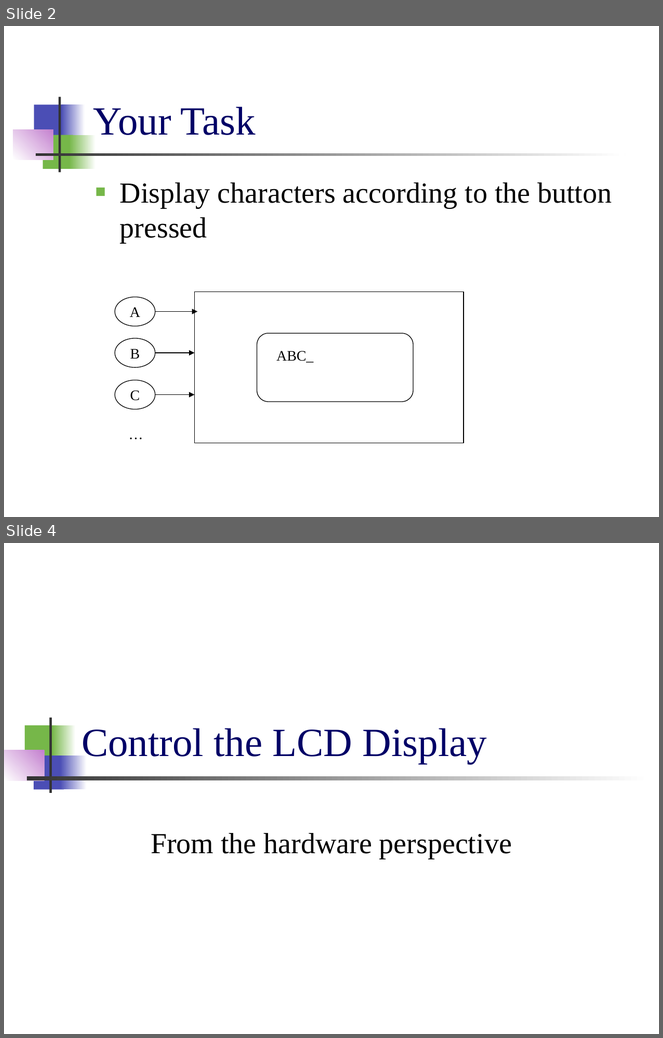
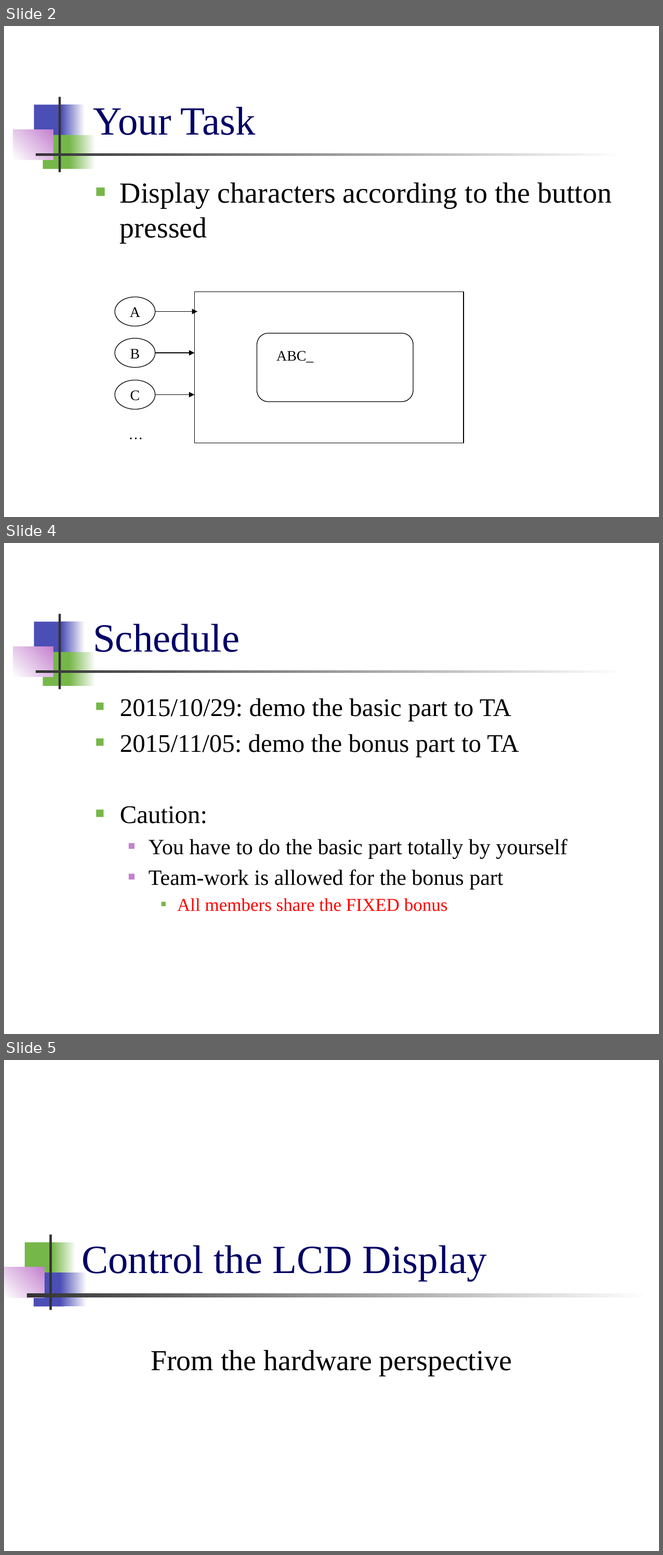
Before and after one commit to CGUSystemCourses/MicroProcessorsLab-2015, a slide deck: Labs/Lab05-LCD/Lab05-LCD.pptx. Shown one above the other, each under a label of ours: slides 2 and 4 before the commit, slides 2, 4 and 5 after it; the slides between them are not shown. The pictures are 663x1038 and 663x1555 pixels, drawn with LibreOffice and Linux fonts; fonts in the diff are those of the drawing. Boxes give left, top, right and bottom in pixels: in the first picture for what was removed or moved away, otherwise in the second. Text is boxed around its words. In the diff, an @@ line names an element or a change of style, - is before the commit and + after.

```diff
--- a/Labs/Lab05-LCD/Lab05-LCD.pptx
+++ b/Labs/Lab05-LCD/Lab05-LCD.pptx
@@ slide 4 added at box(4, 543, 659, 1034), background #FFFFFF; not listed: 7 template elements that a slide beside it also shows @@
@@ title added at box(93, 624, 240, 652), 44 pt, text #000066 @@
+Schedule
@@ text added at box(120, 698, 568, 912), 24 pt, text #000000 @@
+■ 2015/10/29: demo the basic part to TA
+■ 2015/11/05: demo the bonus part to TA
+■ Caution:
+  ■ You have to do the basic part totally by yourself
+  ■ Team-work is allowed for the bonus part
+    ■ All members share the FIXED bonus
@@ what was slide 4 is now slide 5 @@
```
Also in this commit, not shown: 1 slide changed, 4 slides removed, 1 other file.
